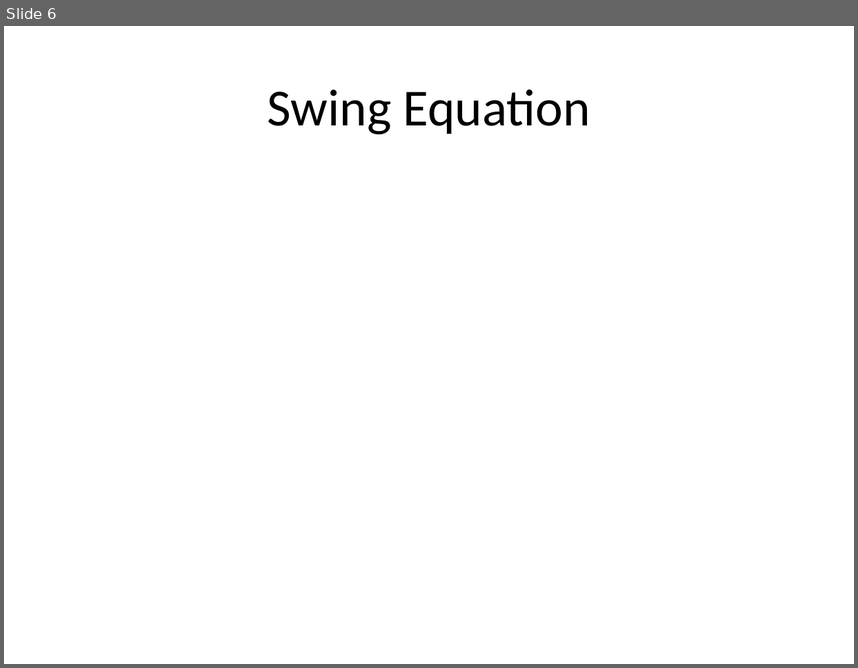
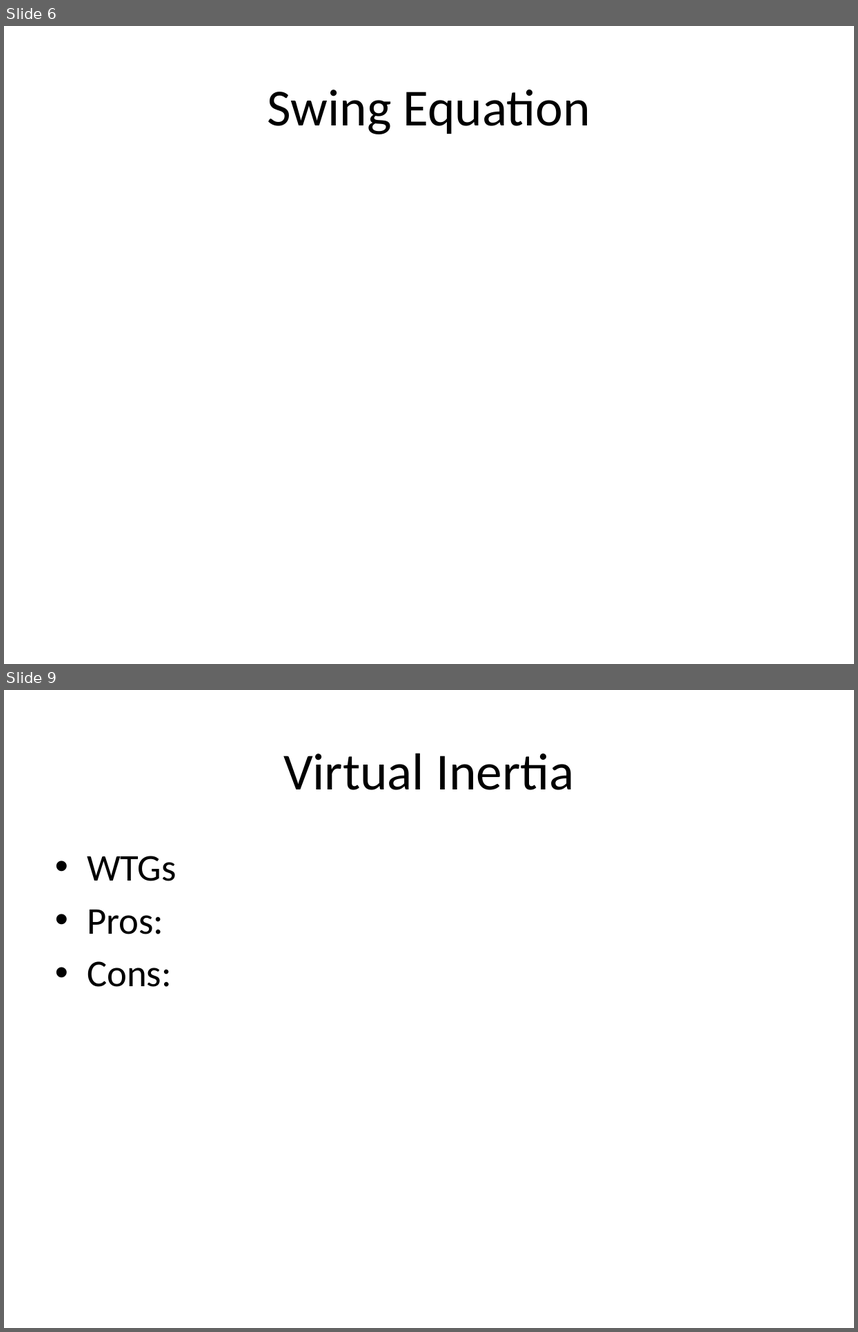
Before and after one commit to mswan96/SUPERB, a slide deck: Literature Review.pptx. Shown one above the other, each under a label of ours: slide 6 before the commit, slides 6 and 9 after it; the slides between them are not shown. The pictures are 858x668 and 858x1332 pixels, drawn with LibreOffice and Linux fonts; fonts in the diff are those of the drawing. Boxes give left, top, right and bottom in pixels: in the first picture for what was removed or moved away, otherwise in the second. Text is boxed around its words. In the diff, an @@ line names an element or a change of style, - is before the commit and + after.

```diff
--- a/Literature Review.pptx
+++ b/Literature Review.pptx
@@ slide 9 added at [4, 690, 854, 1328], background #FFFFFF @@
@@ title added at [283, 753, 574, 790], 44 pt, text #000000 @@
+Virtual Inertia
@@ text added at [87, 856, 176, 987], 32 pt, text #000000 @@
+• WTGs
+• Pros:
+• Cons:
```
Also in this commit, not shown: 4 slides changed, 3 other slides added, 1 slide removed.
